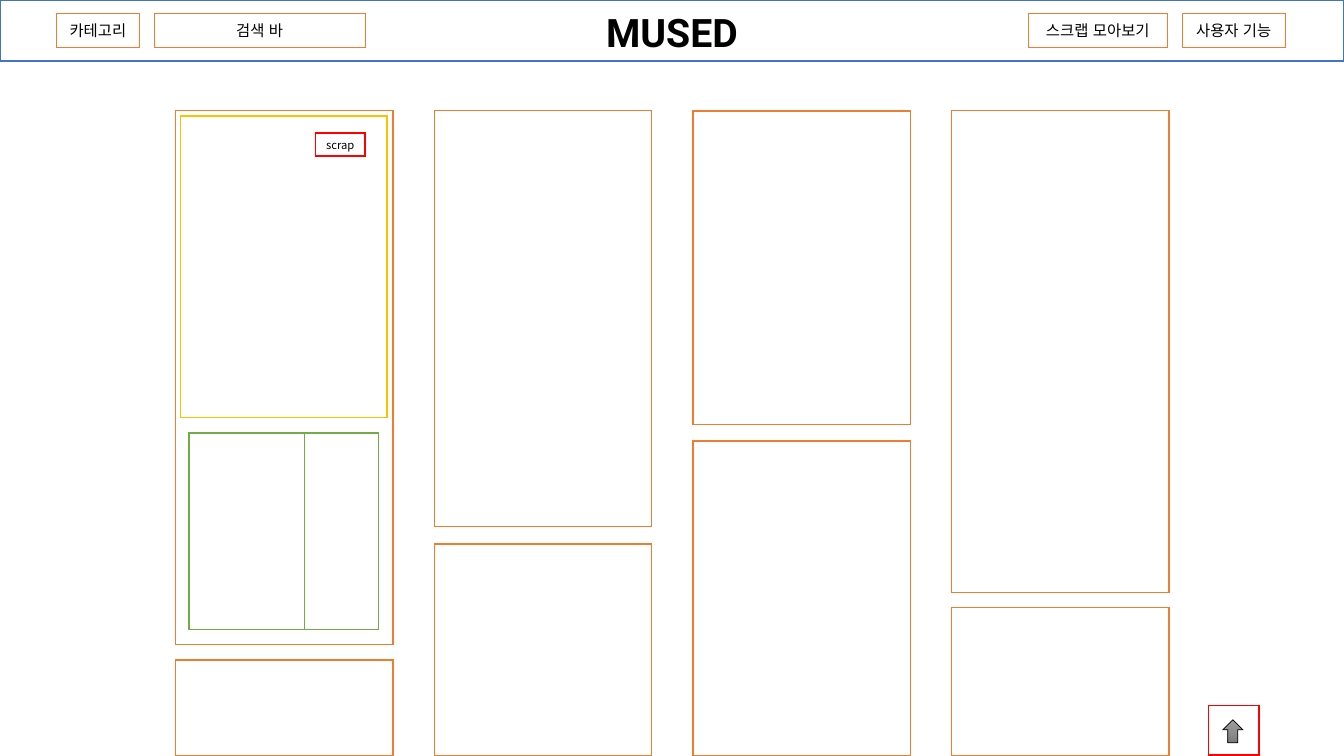
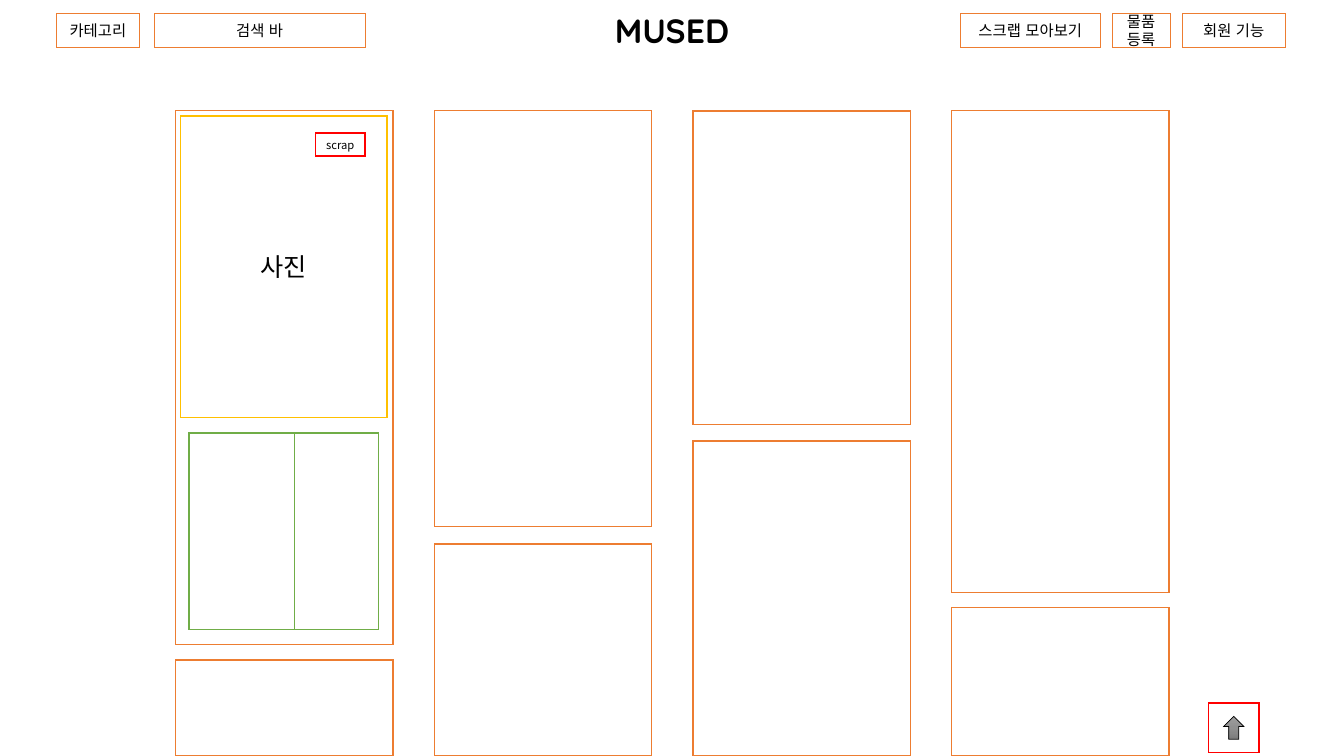
Before and after one commit to JS-MOON/Mused_Project, a slide deck: slide 1 of MUSED.pptx. Drawn at 1344x756 pixels with LibreOffice and Linux fonts; fonts in the diff are those of the drawing. Boxes give left, top, right and bottom in pixels: in the first picture for what was removed or moved away, otherwise in the second. Text is boxed around its words. In the diff, an @@ line names an element or a change of style, - is before the commit and + after.

```diff
--- a/MUSED.pptx
+++ b/MUSED.pptx
@@ text "MUSED": place and size @@
-text "MUSED" at (0, 0, 1344, 60)
+text "MUSED" at (615, 19, 729, 44)
@@ text "MUSED" at (615, 19, 729, 44): size 28 to 24 pt, font Roboto to Quicksand; line spacing 0.9 to 1; vertical alignment bottom to top; fill #FFFFFF to none; outline #4472C4 1.5 pt to none @@
@@ rectangle "스크랩 모아보기": place and size @@
-rectangle "스크랩 모아보기" at (1028, 14, 1169, 47)
+rectangle "스크랩 모아보기" at (961, 14, 1101, 47)
@@ rectangle added at (1112, 14, 1171, 47), fill #FFFFFF, outline #ED7D31 0.5 pt, 11 pt, text #000000 @@
+물품 등록
@@ text in rectangle at (1203, 23, 1264, 38): text changed @@
-사용자 기능
+회원 기능
@@ text in rectangle at (261, 255, 307, 278): text added @@
+사진
@@ rectangle: place and size @@
-rectangle at (189, 433, 303, 629)
+rectangle at (189, 433, 294, 629)
```
Also in this commit, not shown: 3 slides added, 2 other files.
